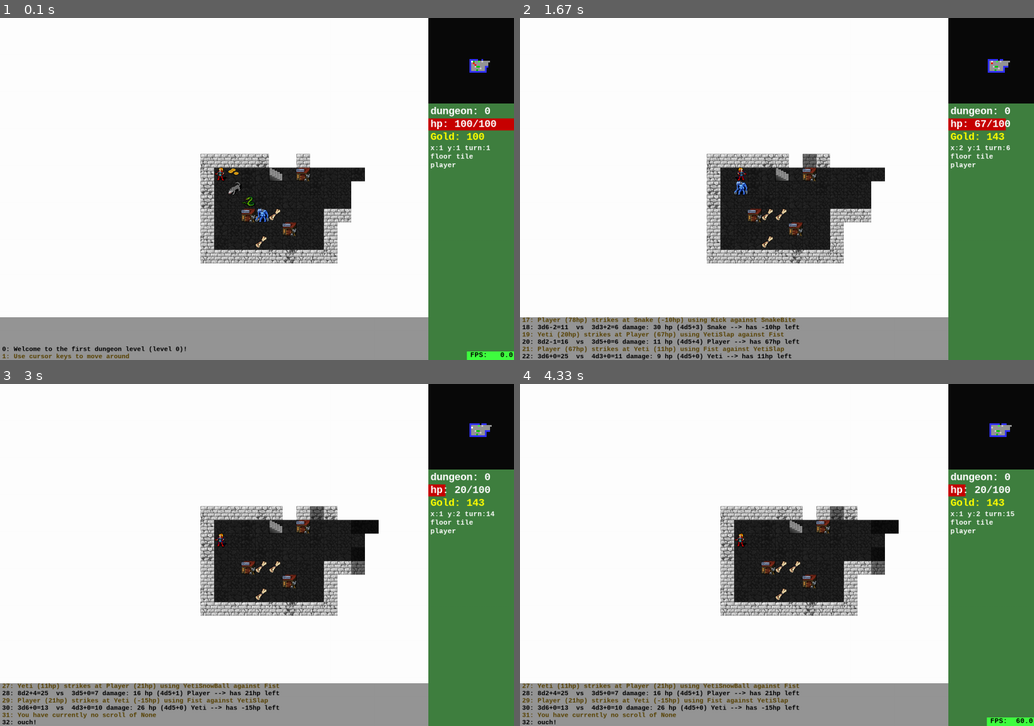
Above: before the commit, frames 1-4 (two rows, left to right).
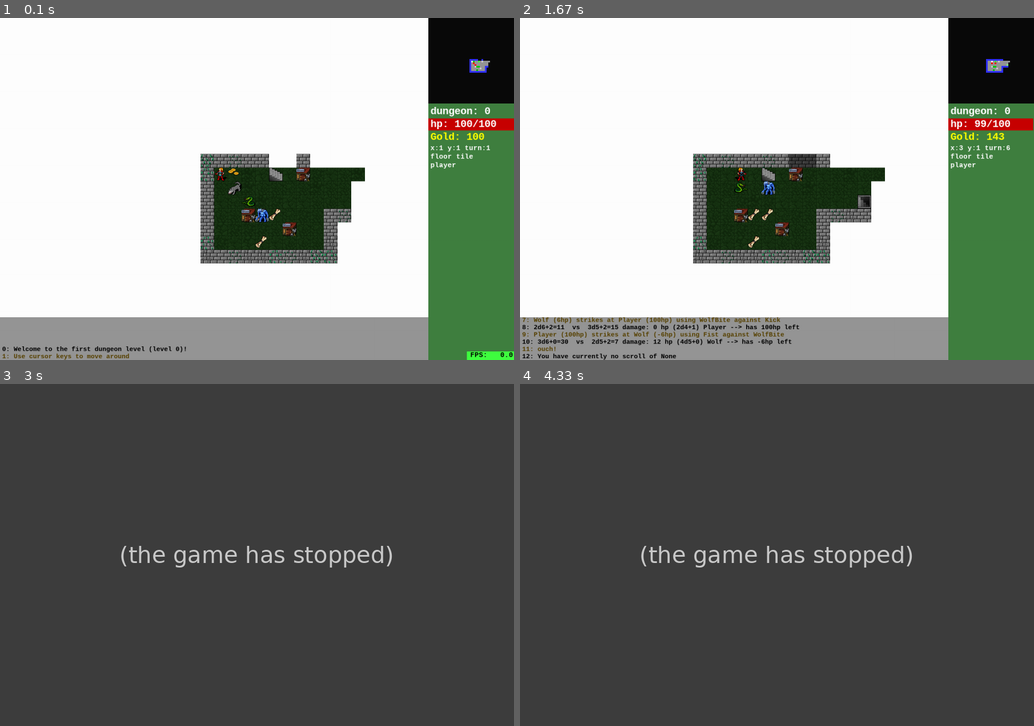
Above: after the commit, the same moments.

Repository: spheppner/roguebasin_python3
Game: pygame game, started from roguebasin_pygame.py
Same seed, same stepped clock (60 frames per second), same inputs: the game is played once before the commit and once after it.
Inputs:
- Up to frame 1 (0.1 s): no input
- Up to frame 2 (1.67 s): hold Right 0.33-0.8 s; hold Up 0.83-1.13 s; hold W 0.83-1.13 s; tap Space at 0.9, 1.23, 1.53 s; tap Right Ctrl at 0.98 s; hold Right 1.17-1.63 s; hold D 1.17-1.63 s; tap 1 at 1.32 s
- Up to frame 3 (3 s): hold Left 1.67-2.2 s; hold A 1.67-2.2 s; tap Space at 1.73, 2.03, 2.3, 2.63, 2.93 s; hold Down 2.23-2.53 s; hold S 2.23-2.53 s; tap Right Ctrl at 2.38 s; hold Left 2.57-2.97 s; hold A 2.57-2.97 s; tap 1 at 2.72 s
- Up to frame 4 (4.33 s): no input

The runs differ from the first frame. In frame 1, 2.7% of the frame differs, in the area x 39-69%, y 39-72%; in frame 2, 7.9%; in frame 3, 99%, in the area x 0-100%, y 0-100%; in frame 4, 99%.
After the commit the program exited at 2.58 s; later frames show no game.

Commit message:
more flexible tile/floor coordinates

Diff:
--- a/roguebasin_pygame.py
+++ b/roguebasin_pygame.py
@@ -1418,6 +1418,8 @@
 
     def wall_and_floor_theme(self):
         """select a set of floor/walltiles, depending on level number (z)"""
+        # manipulate random seed so that each dungeon level always generate the same random tiles
+        random.seed(self.game.player.z)
         # ---------------------------- walls ----------------------
         # walls: all tiles 32x32, huge image is 1024x1280 x(topleft), y(topleft), how many elements to the right
         walls = random.choice([(0, 0, 8),(256,0,8), (512,0,8), (768,0,8),
@@ -1426,14 +1428,23 @@
                  (0, 96, 8), (256, 96, 8), (512, 96, 8), (768, 96, 8),
                  (0, 128, 8), (256, 128, 8), (512, 128, 8), (768, 128, 8),
                  (0, 160, 8), (256, 160, 8), (512, 160, 8), (768, 160, 8),
-                 (0, 192, 8), (256, 192, 8), (512, 192, 8), (768, 192, 8),
+                 (0, 192, 8), (256, 192, 8), (512, 192, 8), (768, 192, 4),
                  ])
+
+        walls = (992,384,5)
+
         # ---- add single subimages to darkwalls and lightwalls---
         # x1,y1, x2,y2: 0,225, 32 , 256
         # see class floor, attribute decoration for probability. first img comes most often
         mywalls = []
         for i in range(walls[2]):
-            mywalls.append((walls[0]+i*32, walls[1]))
+            x = walls[0]+i * 32
+            y= walls[1]
+            if x > 1024-32:
+                x = x - 1024
+                y += 32
+
+            mywalls.append((x, y))
         self.darkwalls = []
         self.lightwalls = []
         for (x, y) in mywalls:
@@ -1442,13 +1453,21 @@
         # ---------------------- floors ------------------
         # floor.png 1024x960, tiles are 32x32
         # floors: all32x32: x(topleft), y(topleft), how many elements
+
+        ##floors = (928,512,10)
+
         floors = random.choice([(576, 0, 9),(128,32,9), (416,32,9), (704,32,9), (256,64,9), (544,64,9),
                                 (96,96,9), (384,96,9), (672,96,9), (224,128,9), (512,128,9),(64,160,4),
                                 (192,160,4), (320,160,4) , (448,160,9),
                                ])
         myfloors = []
         for i in range(floors[2]):
-            myfloors.append((floors[0]+i*32, floors[1]))
+            x = floors[0] + i * 32
+            y = floors[1]
+            if x > 1024 - 32:
+                x = x - 1024
+                y += 32
+            myfloors.append((x,y))
         self.darkfloors = []
         self.lightfloors = []
         for (x, y) in myfloors:
